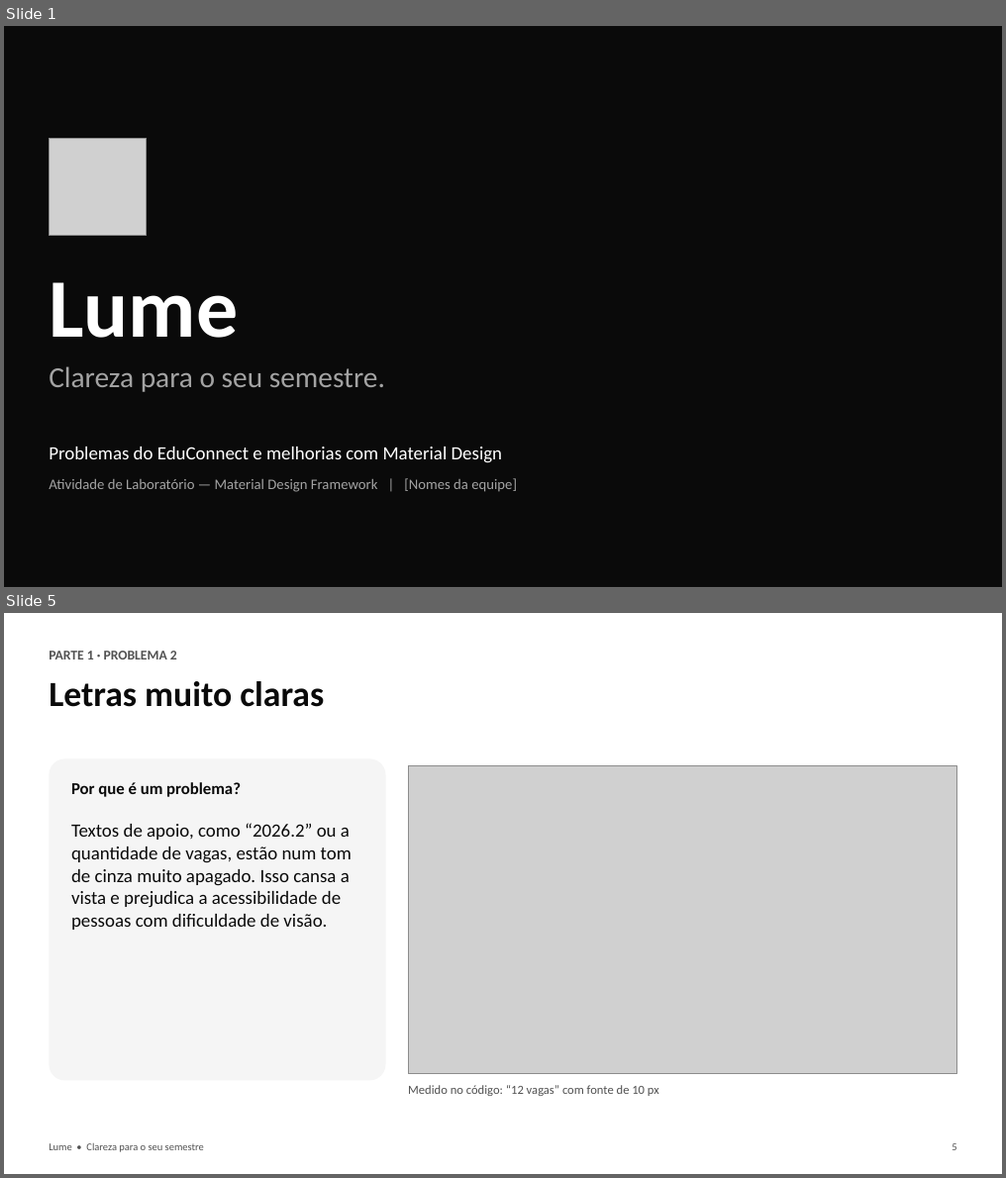
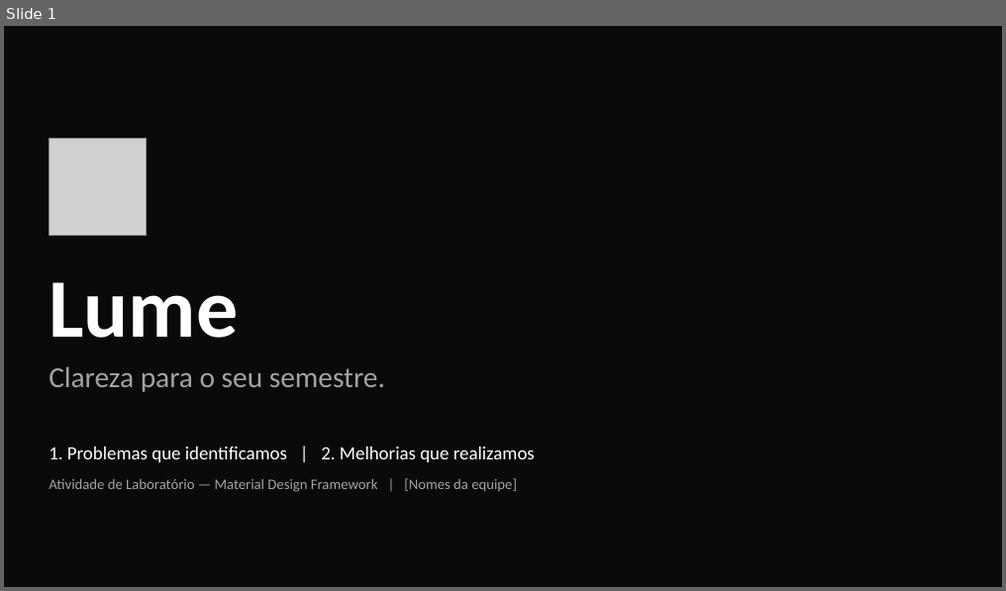
Before and after one commit to Tavimmm21/educonnect, a slide deck: entrega/Lume-Apresentacao-do-projeto.pptx. Shown one above the other, each under a label of ours: slides 1 and 5 before the commit, slide 1 after it; the slides between them are not shown. The pictures are 1006x1178 and 1006x591 pixels, drawn with LibreOffice and Linux fonts; fonts in the diff are those of the drawing; grey boxes stand for pictures. Boxes give left, top, right and bottom in pixels: in the first picture for what was removed or moved away, otherwise in the second. Text is boxed around its words. In the diff, an @@ line names an element or a change of style, - is before the commit and + after.

```diff
--- a/entrega/Lume-Apresentacao-do-projeto.pptx
+++ b/entrega/Lume-Apresentacao-do-projeto.pptx
@@ slide 5 removed at bbox=[4, 613, 1002, 1174], background #FFFFFF @@
@@ text removed at bbox=[49, 651, 177, 660] @@
-PARTE 1 · PROBLEMA 2
@@ text removed at bbox=[49, 681, 324, 707] @@
-Letras muito claras
@@ rounded rectangle removed at bbox=[49, 759, 386, 1081] @@
@@ text removed at bbox=[71, 782, 241, 797] @@
-Por que é um problema?
@@ picture removed at bbox=[408, 765, 957, 1074] @@
@@ text removed at bbox=[71, 823, 351, 930] @@
-Textos de apoio, como “2026.2” ou a quantidade de vagas, estão num tom de cinza muito apagado. Isso cansa a vista e prejudica a acessibilidade de pessoas com dificuldade de visão.
@@ text removed at bbox=[408, 1085, 659, 1096] @@
-Medido no código: “12 vagas” com fonte de 10 px
@@ text removed at bbox=[49, 1144, 204, 1153] @@
-Lume • Clareza para o seu semestre
@@ text removed at bbox=[951, 1144, 956, 1151] @@
-5
@@ slide 1 changed as well @@
@@ text at bbox=[49, 447, 535, 463]: text changed @@
-Problemas do EduConnect e melhorias com Material Design
+1. Problemas que identificamos | 2. Melhorias que realizamos
```
Also in this commit, not shown: 4 other slides changed, 3 slides added, 17 other slides removed, 1 other file.
